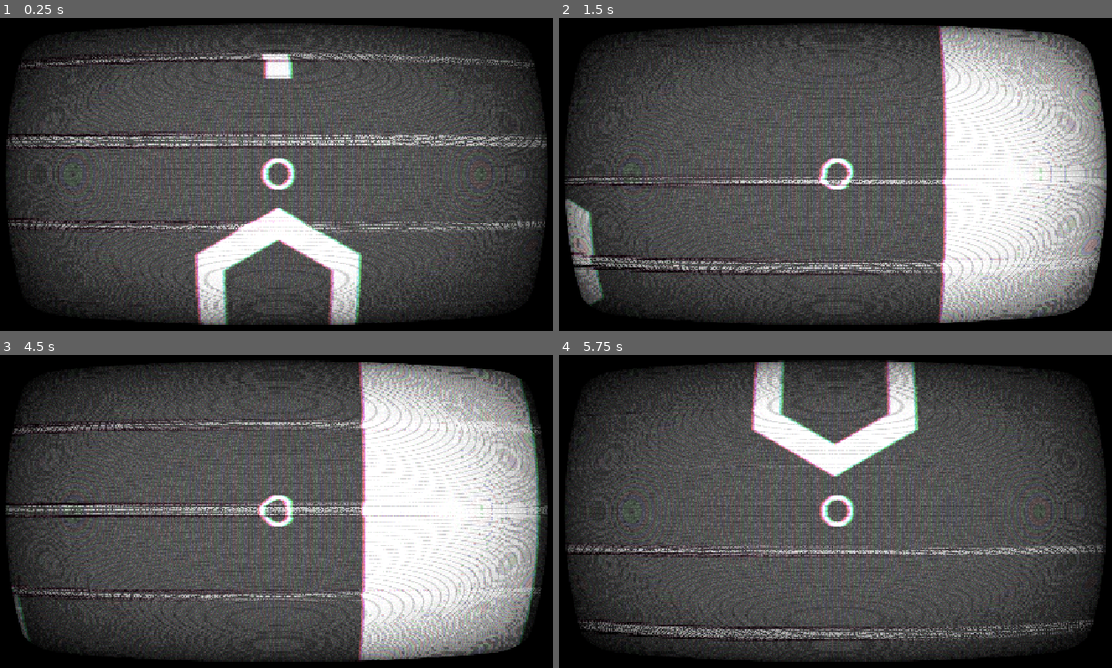
Above: before the commit, frames 1-4 (two rows, left to right).
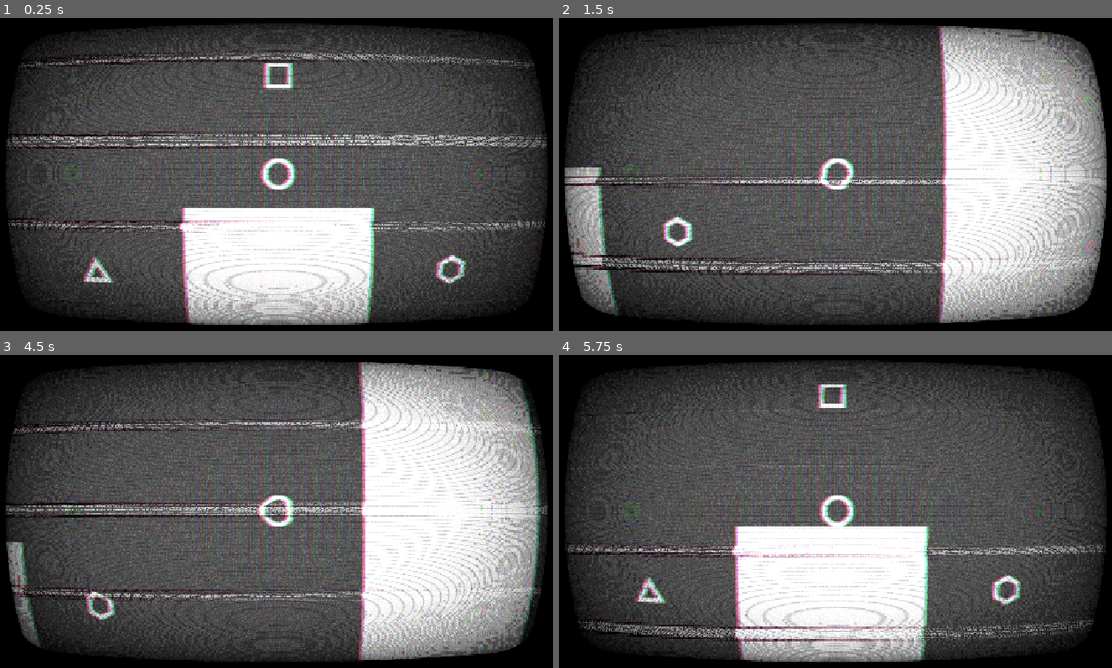
Above: after the commit, the same moments.

Repository: aidankmcalister/GodotHorrorShapeGame
Game: Godot game, scene res://main.tscn
Same seed, same stepped clock (60 frames per second), same inputs: the game is played once before the commit and once after it.
Inputs:
- Up to frame 1 (0.25 s): no input
- Up to frame 2 (1.5 s): hold D (right) 0.53-1.28 s; hold S (down) from 1.28 s (still down)
- Up to frame 3 (4.5 s): release S (down) at 2.03 s; hold D (right) 2.03-2.78 s; hold W (up) 2.78-3.53 s; hold A (left) from 3.53 s (still down)
- Up to frame 4 (5.75 s): release A (left) at 5.03 s; hold S (down) from 5.03 s (still down)

The runs differ from the first frame. In frame 1, 9.9% of the frame differs, in the area x 15-85%, y 11-99%; in frame 2, 2.0%; in frame 3, 1.1%; in frame 4, 21%, in the area x 13-84%, y 1-99%.

Commit message:
shape change

Diff:
--- a/Item/item.tscn
+++ /dev/null
@@ -1,16 +0,0 @@
-[gd_scene load_steps=3 format=3 uid="uid://cdn1jyvl6wtxn"]
-
-[ext_resource type="Texture2D" uid="uid://botdj7xdibstb" path="res://Shapes/Square.png" id="1_auadc"]
-
-[sub_resource type="RectangleShape2D" id="RectangleShape2D_umnnl"]
-
-[node name="Item" type="RigidBody2D" groups=["pushable"]]
-gravity_scale = 1.66533e-16
-
-[node name="Square" type="Sprite2D" parent="."]
-position = Vector2(2.08165e-12, 2.08165e-12)
-scale = Vector2(0.04, 0.04)
-texture = ExtResource("1_auadc")
-
-[node name="CollisionShape2D" type="CollisionShape2D" parent="."]
-shape = SubResource("RectangleShape2D_umnnl")
--- a/MysteriousCreature/creature.gd
+++ b/MysteriousCreature/creature.gd
@@ -1,14 +1,40 @@
 extends Node2D
 
-var hexagon_texture = preload("res://Shapes/Hexagon 2.png")
-var square_texture = preload("res://Shapes/Square2.png")
-var triangle_texture = preload("res://Shapes/Triangle 2.png")
+var hexagon_texture = preload("res://Shapes/Hexagon.png")
+var square_texture = preload("res://Shapes/Square.png")
+var triangle_texture = preload("res://Shapes/Triangle.png")
 
-func _ready():
-	change_texture(hexagon_texture)
+func change_shape(shape_to_change):
+	$Sprite2D.texture = shape_to_change
+	if shape_to_change == hexagon_texture:
+		$HexagonCollision.set_deferred("disabled", false)
+		$TriangleCollision.set_deferred("disabled", true)
+		$SquareCollision.set_deferred("disabled", true)
+		$Area2D/HexagonAreaCollision.set_deferred("disabled", false)
+		$Area2D/TriangleAreaCollision.set_deferred("disabled", true)
+		$Area2D/SquareAreaCollision.set_deferred("disabled", true)
+	if shape_to_change == square_texture:
+		$HexagonCollision.set_deferred("disabled", true)
+		$TriangleCollision.set_deferred("disabled", true)
+		$SquareCollision.set_deferred("disabled", false)
+		$Area2D/HexagonAreaCollision.set_deferred("disabled", true)
+		$Area2D/TriangleAreaCollision.set_deferred("disabled", true)
+		$Area2D/SquareAreaCollision.set_deferred("disabled", false)
+	if shape_to_change == triangle_texture:
+		$HexagonCollision.set_deferred("disabled", true)
+		$TriangleCollision.set_deferred("disabled", false)
+		$SquareCollision.set_deferred("disabled", true)
+		$Area2D/HexagonAreaCollision.set_deferred("disabled", true)
+		$Area2D/TriangleAreaCollision.set_deferred("disabled", false)
+		$Area2D/SquareAreaCollision.set_deferred("disabled", true)
 
-func _process(_delta):
-	pass
-
-func change_texture(texture_to_change):
-	$Sprite2D.texture = texture_to_change
+func _on_area_2d_body_entered(body):
+	if body.is_in_group("shapes"):
+		match body.shape:
+			"square":
+				change_shape(square_texture)
+			"triangle":
+				change_shape(triangle_texture)
+			"hexagon":
+				change_shape(hexagon_texture)
+		body.handle_consumed()
--- a/MysteriousCreature/mysterious_creature.tscn
+++ b/MysteriousCreature/mysterious_creature.tscn
@@ -1,13 +1,52 @@
-[gd_scene load_steps=3 format=3 uid="uid://smo44wvq2qwt"]
+[gd_scene load_steps=6 format=3 uid="uid://smo44wvq2qwt"]
 
 [ext_resource type="Script" path="res://MysteriousCreature/creature.gd" id="1_ieipf"]
-[ext_resource type="Texture2D" uid="uid://ct6c68cvahfne" path="res://Shapes/Square2.png" id="1_r3nmx"]
+[ext_resource type="Shader" path="res://dither.gdshader" id="2_17xst"]
+[ext_resource type="Texture2D" uid="uid://botdj7xdibstb" path="res://Shapes/Square.png" id="2_rkr82"]
 
-[node name="MysteriousCreature" type="Node2D"]
+[sub_resource type="ShaderMaterial" id="ShaderMaterial_xbqky"]
+shader = ExtResource("2_17xst")
+shader_parameter/u_bit_depth = null
+shader_parameter/u_contrast = null
+shader_parameter/u_offset = null
+shader_parameter/u_dither_size = null
+
+[sub_resource type="RectangleShape2D" id="RectangleShape2D_2yage"]
+size = Vector2(506.667, 506.667)
+
+[node name="MysteriousCreature" type="StaticBody2D"]
 position = Vector2(2.08165e-12, 320)
 scale = Vector2(0.3, 0.3)
 script = ExtResource("1_ieipf")
 metadata/_edit_group_ = true
 
 [node name="Sprite2D" type="Sprite2D" parent="."]
-texture = ExtResource("1_r3nmx")
+material = SubResource("ShaderMaterial_xbqky")
+texture = ExtResource("2_rkr82")
+
+[node name="SquareCollision" type="CollisionShape2D" parent="."]
+position = Vector2(2.38418e-06, 0)
+shape = SubResource("RectangleShape2D_2yage")
+
+[node name="TriangleCollision" type="CollisionPolygon2D" parent="."]
+polygon = PackedVector2Array(-6.93883e-12, -223.333, 256.667, 223.333, -260, 223.333)
+
+[node name="HexagonCollision" type="CollisionPolygon2D" parent="."]
+polygon = PackedVector2Array(-6.93883e-12, -256.667, 223.333, -130, 223.333, 130, -6.93883e-12, 260, -223.333, 130, -223.333, -130)
+
+[node name="Area2D" type="Area2D" parent="."]
+
+[node name="SquareAreaCollision" type="CollisionShape2D" parent="Area2D"]
+position = Vector2(2.38418e-06, 0)
+scale = Vector2(1.02, 1.02)
+shape = SubResource("RectangleShape2D_2yage")
+
+[node name="TriangleAreaCollision" type="CollisionPolygon2D" parent="Area2D"]
+scale = Vector2(1.02, 1.02)
+polygon = PackedVector2Array(-6.93883e-12, -223.333, 256.667, 223.333, -260, 223.333)
+
+[node name="HexagonAreaCollision" type="CollisionPolygon2D" parent="Area2D"]
+scale = Vector2(1.02, 1.02)
+polygon = PackedVector2Array(-6.93883e-12, -256.667, 223.333, -130, 223.333, 130, -6.93883e-12, 260, -223.333, 130, -223.333, -130)
+
+[connection signal="body_entered" from="Area2D" to="." method="_on_area_2d_body_entered"]
--- a/Player/player.tscn
+++ b/Player/player.tscn
@@ -61,3 +61,12 @@
 offset_right = -175.0
 offset_bottom = -73.0
 scale = Vector2(8.09492, 4.66436)
+
+[node name="ColorRect2" type="ColorRect" parent="PlayerCamera"]
+visible = false
+z_index = 2
+offset_left = -232.0
+offset_top = -128.0
+offset_right = -175.0
+offset_bottom = -73.0
+scale = Vector2(8.09492, 4.66436)
--- /dev/null
+++ b/ShapeItems/hexagon_item.gd
@@ -0,0 +1,6 @@
+extends RigidBody2D
+
+var shape = "hexagon"
+
+func handle_consumed():
+	queue_free()
--- /dev/null
+++ b/ShapeItems/hexagon_item.tscn
@@ -0,0 +1,16 @@
+[gd_scene load_steps=3 format=3 uid="uid://dwd275gp0rypg"]
+
+[ext_resource type="Script" path="res://ShapeItems/hexagon_item.gd" id="1_k3amf"]
+[ext_resource type="Texture2D" uid="uid://bbxhslo4ipydf" path="res://Shapes/Hexagon 2.png" id="2_8hrmx"]
+
+[node name="HexagonItem" type="RigidBody2D" groups=["shapes"]]
+gravity_scale = 1.66533e-16
+script = ExtResource("1_k3amf")
+
+[node name="Hexagon" type="Sprite2D" parent="."]
+position = Vector2(2.08165e-12, 2.08165e-12)
+scale = Vector2(0.05, 0.05)
+texture = ExtResource("2_8hrmx")
+
+[node name="CollisionShape2D" type="CollisionPolygon2D" parent="."]
+polygon = PackedVector2Array(0, -13, -11, -7, -11, 7, 0, 13, 11, 7, 11, -7)
--- /dev/null
+++ b/ShapeItems/square_item.gd
@@ -0,0 +1,6 @@
+extends RigidBody2D
+
+var shape = "square"
+
+func handle_consumed():
+	queue_free()
--- /dev/null
+++ b/ShapeItems/square_item.tscn
@@ -0,0 +1,18 @@
+[gd_scene load_steps=4 format=3 uid="uid://cdn1jyvl6wtxn"]
+
+[ext_resource type="Script" path="res://ShapeItems/square_item.gd" id="1_fcid8"]
+[ext_resource type="Texture2D" uid="uid://ct6c68cvahfne" path="res://Shapes/Square2.png" id="2_r1u8d"]
+
+[sub_resource type="RectangleShape2D" id="RectangleShape2D_umnnl"]
+
+[node name="SquareItem" type="RigidBody2D" groups=["shapes"]]
+gravity_scale = 1.66533e-16
+script = ExtResource("1_fcid8")
+
+[node name="Square" type="Sprite2D" parent="."]
+position = Vector2(2.08165e-12, 2.08165e-12)
+scale = Vector2(0.04, 0.04)
+texture = ExtResource("2_r1u8d")
+
+[node name="CollisionShape2D" type="CollisionShape2D" parent="."]
+shape = SubResource("RectangleShape2D_umnnl")
--- /dev/null
+++ b/ShapeItems/triangle_item.gd
@@ -0,0 +1,6 @@
+extends RigidBody2D
+
+var shape = "triangle"
+
+func handle_consumed():
+	queue_free()
--- /dev/null
+++ b/ShapeItems/triangle_item.tscn
@@ -0,0 +1,16 @@
+[gd_scene load_steps=3 format=3 uid="uid://c1dgby8vq1fy6"]
+
+[ext_resource type="Script" path="res://ShapeItems/triangle_item.gd" id="1_3hvxp"]
+[ext_resource type="Texture2D" uid="uid://bf63714r725e8" path="res://Shapes/Triangle 2.png" id="2_ubnhd"]
+
+[node name="TriangleItem" type="RigidBody2D" groups=["shapes"]]
+gravity_scale = 1.66533e-16
+script = ExtResource("1_3hvxp")
+
+[node name="Triangle" type="Sprite2D" parent="."]
+position = Vector2(2.08165e-12, 2.08165e-12)
+scale = Vector2(0.05, 0.05)
+texture = ExtResource("2_ubnhd")
+
+[node name="CollisionPolygon2D" type="CollisionPolygon2D" parent="."]
+polygon = PackedVector2Array(-13, 11, 0, -11, 13, 11)
--- /dev/null
+++ b/Shapes/dither.shader
@@ -0,0 +1,76 @@
+/*
+This shader is under MIT license. Feel free to use, improve and
+change this shader according to your needs and consider sharing
+the modified result to godotshaders.com.
+*/
+
+shader_type canvas_item;
+
+uniform sampler2D u_dither_tex;
+uniform sampler2D u_color_tex;
+
+uniform int u_bit_depth;
+uniform float u_contrast;
+uniform float u_offset;
+uniform int u_dither_size;
+
+void fragment()
+{
+	// sample the screen texture at the desired output resolution (according to u_dither_size)
+	// this will effectively pixelate the resulting output
+	vec2 screen_size = vec2(textureSize(TEXTURE, 0)) / float(u_dither_size);
+	vec2 screen_sample_uv = floor(UV * screen_size) / screen_size;
+	vec3 screen_col = texture(TEXTURE, screen_sample_uv).rgb;
+
+	// calculate pixel luminosity (https://stackoverflow.com/questions/596216/formula-to-determine-brightness-of-rgb-color)
+	float lum = (screen_col.r * 0.299) + (screen_col.g * 0.587) + (screen_col.b * 0.114);
+
+	// adjust with contrast and offset parameters
+	float contrast = u_contrast;
+	lum = (lum - 0.5 + u_offset) * contrast + 0.5;
+	lum = clamp(lum, 0.0, 1.0);
+
+	// reduce luminosity bit depth to give a more banded visual if desired
+	float bits = float(u_bit_depth);
+	lum = floor(lum * bits) / bits;
+
+	// to support multicolour palettes, we want to dither between the two colours on the palette
+	// which are adjacent to the current pixel luminosity.
+	// to do this, we need to determine which 'band' lum falls into, calculate the upper and lower
+	// bound of that band, then later we will use the dither texture to pick either the upper or
+	// lower colour.
+
+	// get the palette texture size mapped so it is 1px high (so the x value however many colour bands there are)
+	ivec2 col_size = textureSize(u_color_tex, 0);
+	col_size /= col_size.y;
+
+	float col_x = float(col_size.x) - 1.0; // colour boundaries is 1 less than the number of colour bands
+	float col_texel_size = 1.0 / col_x; // the size of one colour boundary
+
+	lum = max(lum - 0.00001, 0.0); // makes sure our floor calculation below behaves when lum == 1.0
+	float lum_lower = floor(lum * col_x) * col_texel_size;
+	float lum_upper = (floor(lum * col_x) + 1.0) * col_texel_size;
+	float lum_scaled = lum * col_x - floor(lum * col_x); // calculates where lum lies between the upper and lower bound
+
+	// map the dither texture onto the screen. there are better ways of doing this that makes the dither pattern 'stick'
+	// with objects in the 3D world, instead of being mapped onto the screen. see lucas pope's details posts on how he
+	// achieved this in Obra Dinn: https://forums.tigsource.com/index.php?topic=40832.msg1363742#msg1363742
+	ivec2 noise_size = textureSize(u_dither_tex, 0);
+	vec2 inv_noise_size = vec2(1.0 / float(noise_size.x), 1.0 / float(noise_size.y));
+	vec2 noise_uv = UV * inv_noise_size * vec2(float(screen_size.x), float(screen_size.y));
+	float threshold = texture(u_dither_tex, noise_uv).r;
+
+	// adjust the dither slightly so min and max aren't quite at 0.0 and 1.0
+	// otherwise we wouldn't get fullly dark and fully light dither patterns at lum 0.0 and 1.0
+	threshold = threshold * 0.99 + 0.005;
+
+	// the lower lum_scaled is, the fewer pixels will be below the dither threshold, and thus will use the lower bound colour,
+	// and vice-versa
+	float ramp_val = lum_scaled < threshold ? 0.0f : 1.0f;
+	// sample at the lower bound colour if ramp_val is 0.0, upper bound colour if 1.0
+	float col_sample = mix(lum_lower, lum_upper, ramp_val);
+	vec3 final_col = texture(u_color_tex, vec2(col_sample, 0.5)).rgb;
+
+	// return the final colour!
+	COLOR.rgb = final_col;
+}
--- /dev/null
+++ b/dither.gdshader
@@ -0,0 +1,76 @@
+/*
+This shader is under MIT license. Feel free to use, improve and
+change this shader according to your needs and consider sharing
+the modified result to godotshaders.com.
+*/
+
+shader_type canvas_item;
+
+uniform sampler2D u_dither_tex;
+uniform sampler2D u_color_tex;
+
+uniform int u_bit_depth;
+uniform float u_contrast;
+uniform float u_offset;
+uniform int u_dither_size;
+
+void fragment()
+{
+	// sample the screen texture at the desired output resolution (according to u_dither_size)
+	// this will effectively pixelate the resulting output
+	vec2 screen_size = vec2(textureSize(TEXTURE, 0)) / float(u_dither_size);
+	vec2 screen_sample_uv = floor(UV * screen_size) / screen_size;
+	vec3 screen_col = texture(TEXTURE, screen_sample_uv).rgb;
+
+	// calculate pixel luminosity (https://stackoverflow.com/questions/596216/formula-to-determine-brightness-of-rgb-color)
+	float lum = (screen_col.r * 0.299) + (screen_col.g * 0.587) + (screen_col.b * 0.114);
+
+	// adjust with contrast and offset parameters
+	float contrast = u_contrast;
+	lum = (lum - 0.5 + u_offset) * contrast + 0.5;
+	lum = clamp(lum, 0.0, 1.0);
+
+	// reduce luminosity bit depth to give a more banded visual if desired
+	float bits = float(u_bit_depth);
+	lum = floor(lum * bits) / bits;
+
+	// to support multicolour palettes, we want to dither between the two colours on the palette
+	// which are adjacent to the current pixel luminosity.
+	// to do this, we need to determine which 'band' lum falls into, calculate the upper and lower
+	// bound of that band, then later we will use the dither texture to pick either the upper or
+	// lower colour.
+
+	// get the palette texture size mapped so it is 1px high (so the x value however many colour bands there are)
+	ivec2 col_size = textureSize(u_color_tex, 0);
+	col_size /= col_size.y;
+
+	float col_x = float(col_size.x) - 1.0; // colour boundaries is 1 less than the number of colour bands
+	float col_texel_size = 1.0 / col_x; // the size of one colour boundary
+
+	lum = max(lum - 0.00001, 0.0); // makes sure our floor calculation below behaves when lum == 1.0
+	float lum_lower = floor(lum * col_x) * col_texel_size;
+	float lum_upper = (floor(lum * col_x) + 1.0) * col_texel_size;
+	float lum_scaled = lum * col_x - floor(lum * col_x); // calculates where lum lies between the upper and lower bound
+
+	// map the dither texture onto the screen. there are better ways of doing this that makes the dither pattern 'stick'
+	// with objects in the 3D world, instead of being mapped onto the screen. see lucas pope's details posts on how he
+	// achieved this in Obra Dinn: https://forums.tigsource.com/index.php?topic=40832.msg1363742#msg1363742
+	ivec2 noise_size = textureSize(u_dither_tex, 0);
+	vec2 inv_noise_size = vec2(1.0 / float(noise_size.x), 1.0 / float(noise_size.y));
+	vec2 noise_uv = UV * inv_noise_size * vec2(float(screen_size.x), float(screen_size.y));
+	float threshold = texture(u_dither_tex, noise_uv).r;
+
+	// adjust the dither slightly so min and max aren't quite at 0.0 and 1.0
+	// otherwise we wouldn't get fullly dark and fully light dither patterns at lum 0.0 and 1.0
+	threshold = threshold * 0.99 + 0.005;
+
+	// the lower lum_scaled is, the fewer pixels will be below the dither threshold, and thus will use the lower bound colour,
+	// and vice-versa
+	float ramp_val = lum_scaled < threshold ? 0.0f : 1.0f;
+	// sample at the lower bound colour if ramp_val is 0.0, upper bound colour if 1.0
+	float col_sample = mix(lum_lower, lum_upper, ramp_val);
+	vec3 final_col = texture(u_color_tex, vec2(col_sample, 0.5)).rgb;
+
+	// return the final colour!
+	COLOR.rgb = final_col;
+}
--- /dev/null
+++ b/dither.shader
@@ -0,0 +1,76 @@
+/*
+This shader is under MIT license. Feel free to use, improve and
+change this shader according to your needs and consider sharing
+the modified result to godotshaders.com.
+*/
+
+shader_type canvas_item;
+
+uniform sampler2D u_dither_tex;
+uniform sampler2D u_color_tex;
+
+uniform int u_bit_depth;
+uniform float u_contrast;
+uniform float u_offset;
+uniform int u_dither_size;
+
+void fragment()
+{
+	// sample the screen texture at the desired output resolution (according to u_dither_size)
+	// this will effectively pixelate the resulting output
+	vec2 screen_size = vec2(textureSize(TEXTURE, 0)) / float(u_dither_size);
+	vec2 screen_sample_uv = floor(UV * screen_size) / screen_size;
+	vec3 screen_col = texture(TEXTURE, screen_sample_uv).rgb;
+
+	// calculate pixel luminosity (https://stackoverflow.com/questions/596216/formula-to-determine-brightness-of-rgb-color)
+	float lum = (screen_col.r * 0.299) + (screen_col.g * 0.587) + (screen_col.b * 0.114);
+
+	// adjust with contrast and offset parameters
+	float contrast = u_contrast;
+	lum = (lum - 0.5 + u_offset) * contrast + 0.5;
+	lum = clamp(lum, 0.0, 1.0);
+
+	// reduce luminosity bit depth to give a more banded visual if desired
+	float bits = float(u_bit_depth);
+	lum = floor(lum * bits) / bits;
+
+	// to support multicolour palettes, we want to dither between the two colours on the palette
+	// which are adjacent to the current pixel luminosity.
+	// to do this, we need to determine which 'band' lum falls into, calculate the upper and lower
+	// bound of that band, then later we will use the dither texture to pick either the upper or
+	// lower colour.
+
+	// get the palette texture size mapped so it is 1px high (so the x value however many colour bands there are)
+	ivec2 col_size = textureSize(u_color_tex, 0);
+	col_size /= col_size.y;
+
+	float col_x = float(col_size.x) - 1.0; // colour boundaries is 1 less than the number of colour bands
+	float col_texel_size = 1.0 / col_x; // the size of one colour boundary
+
+	lum = max(lum - 0.00001, 0.0); // makes sure our floor calculation below behaves when lum == 1.0
+	float lum_lower = floor(lum * col_x) * col_texel_size;
+	float lum_upper = (floor(lum * col_x) + 1.0) * col_texel_size;
+	float lum_scaled = lum * col_x - floor(lum * col_x); // calculates where lum lies between the upper and lower bound
+
+	// map the dither texture onto the screen. there are better ways of doing this that makes the dither pattern 'stick'
+	// with objects in the 3D world, instead of being mapped onto the screen. see lucas pope's details posts on how he
+	// achieved this in Obra Dinn: https://forums.tigsource.com/index.php?topic=40832.msg1363742#msg1363742
+	ivec2 noise_size = textureSize(u_dither_tex, 0);
+	vec2 inv_noise_size = vec2(1.0 / float(noise_size.x), 1.0 / float(noise_size.y));
+	vec2 noise_uv = UV * inv_noise_size * vec2(float(screen_size.x), float(screen_size.y));
+	float threshold = texture(u_dither_tex, noise_uv).r;
+
+	// adjust the dither slightly so min and max aren't quite at 0.0 and 1.0
+	// otherwise we wouldn't get fullly dark and fully light dither patterns at lum 0.0 and 1.0
+	threshold = threshold * 0.99 + 0.005;
+
+	// the lower lum_scaled is, the fewer pixels will be below the dither threshold, and thus will use the lower bound colour,
+	// and vice-versa
+	float ramp_val = lum_scaled < threshold ? 0.0f : 1.0f;
+	// sample at the lower bound colour if ramp_val is 0.0, upper bound colour if 1.0
+	float col_sample = mix(lum_lower, lum_upper, ramp_val);
+	vec3 final_col = texture(u_color_tex, vec2(col_sample, 0.5)).rgb;
+
+	// return the final colour!
+	COLOR.rgb = final_col;
+}
--- a/main.tscn
+++ b/main.tscn
@@ -1,9 +1,11 @@
-[gd_scene load_steps=5 format=3 uid="uid://bc7j7om1mmerv"]
+[gd_scene load_steps=7 format=3 uid="uid://bc7j7om1mmerv"]
 
 [ext_resource type="PackedScene" uid="uid://2iygctujwii4" path="res://Player/player.tscn" id="1_1o66t"]
 [ext_resource type="Texture2D" uid="uid://ct6c68cvahfne" path="res://Shapes/Square2.png" id="2_lobnt"]
 [ext_resource type="PackedScene" uid="uid://smo44wvq2qwt" path="res://MysteriousCreature/mysterious_creature.tscn" id="3_f07h8"]
-[ext_resource type="PackedScene" uid="uid://cdn1jyvl6wtxn" path="res://Item/item.tscn" id="4_5avma"]
+[ext_resource type="PackedScene" uid="uid://cdn1jyvl6wtxn" path="res://ShapeItems/square_item.tscn" id="4_5avma"]
+[ext_resource type="PackedScene" uid="uid://c1dgby8vq1fy6" path="res://ShapeItems/triangle_item.tscn" id="5_caer7"]
+[ext_resource type="PackedScene" uid="uid://dwd275gp0rypg" path="res://ShapeItems/hexagon_item.tscn" id="6_excdg"]
 
 [node name="Main" type="Node2D"]
 
@@ -19,5 +21,11 @@
 [node name="MysteriousCreature" parent="." instance=ExtResource("3_f07h8")]
 position = Vector2(576, 296)
 
-[node name="Item" parent="." instance=ExtResource("4_5avma")]
-position = Vector2(576, 104)
+[node name="SquareItem" parent="." instance=ExtResource("4_5avma")]
+position = Vector2(576, 112)
+
+[node name="TriangleItem" parent="." instance=ExtResource("5_caer7")]
+position = Vector2(424, 272)
+
+[node name="HexagonItem" parent="." instance=ExtResource("6_excdg")]
+position = Vector2(720, 272)
--- a/project.godot
+++ b/project.godot
@@ -58,5 +58,4 @@
 
 [physics]
 
-2d/default_gravity=980.0
 2d/default_gravity_vector=Vector2(2.08165e-12, 1)
